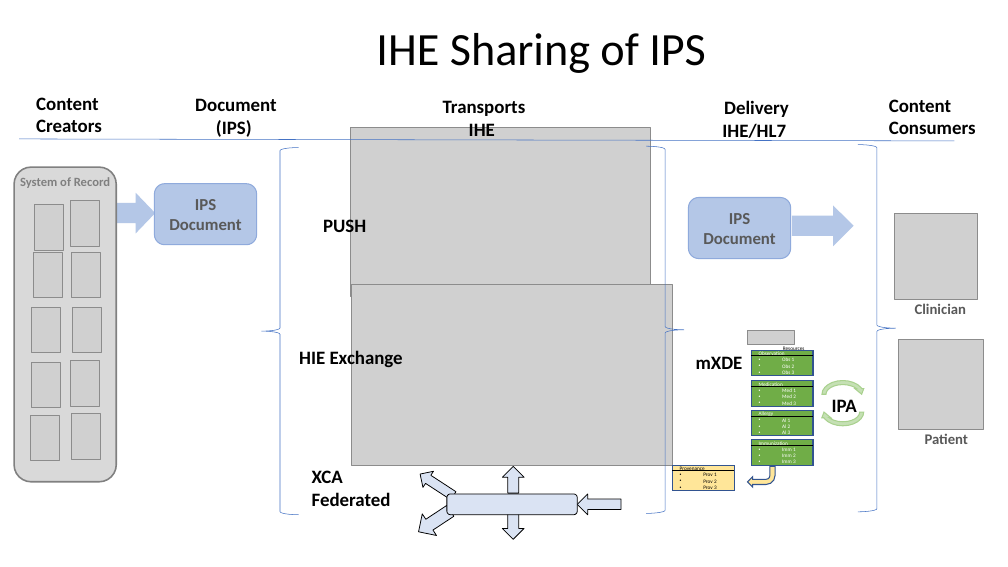
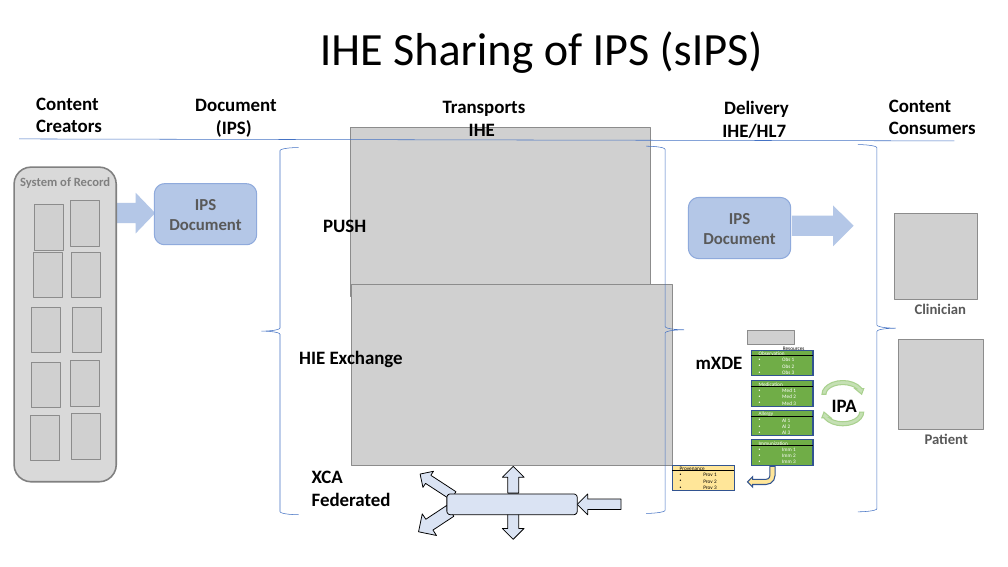
Before and after one commit to IHE/IT-Infrastructure, a slide deck: slide 17 of Presentations/IHE_ITI_sIPS.pptx (slide 15 before the commit). Drawn at 1008x567 pixels with LibreOffice and Linux fonts; fonts in the diff are those of the drawing; grey boxes stand for pictures. Boxes give left, top, right and bottom in pixels: in the first picture for what was removed or moved away, otherwise in the second. Text is boxed around its words. In the diff, an @@ line names an element or a change of style, - is before the commit and + after.

```diff
--- a/Presentations/IHE_ITI_sIPS.pptx
+++ b/Presentations/IHE_ITI_sIPS.pptx
@@ title at [320,31,763,73]: text changed @@
-IHE Sharing of IPS
+IHE Sharing of IPS (sIPS)
```
Also in this commit, not shown: 12 other slides changed, 8 slides added, 1 other file.
